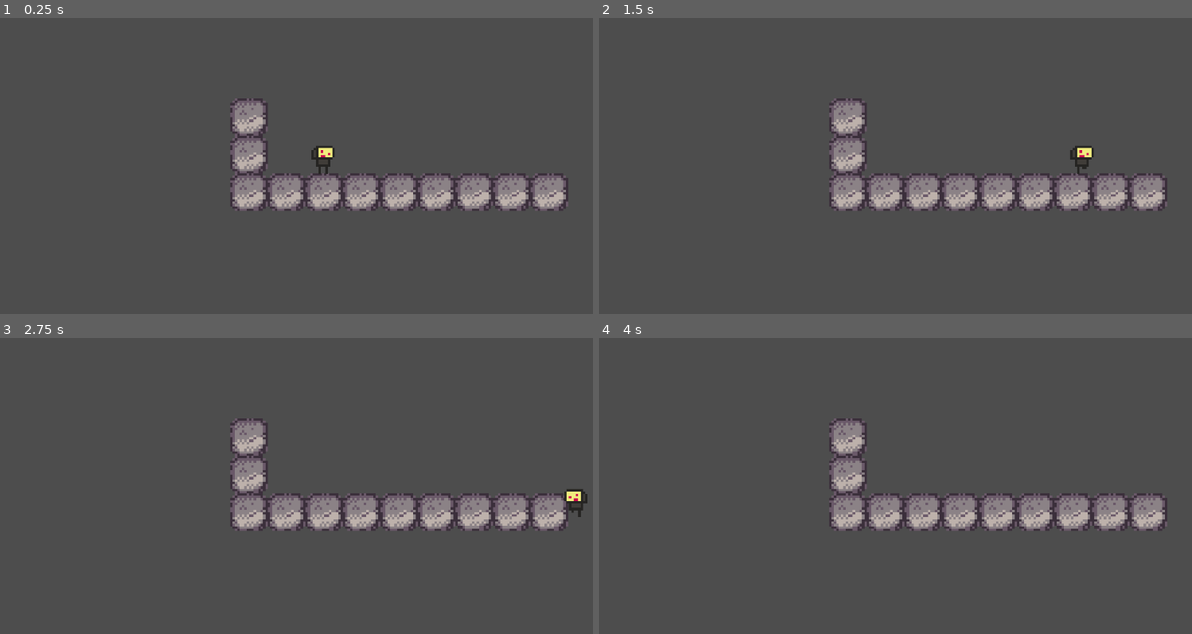
Above: before the commit, frames 1-4 (two rows, left to right).
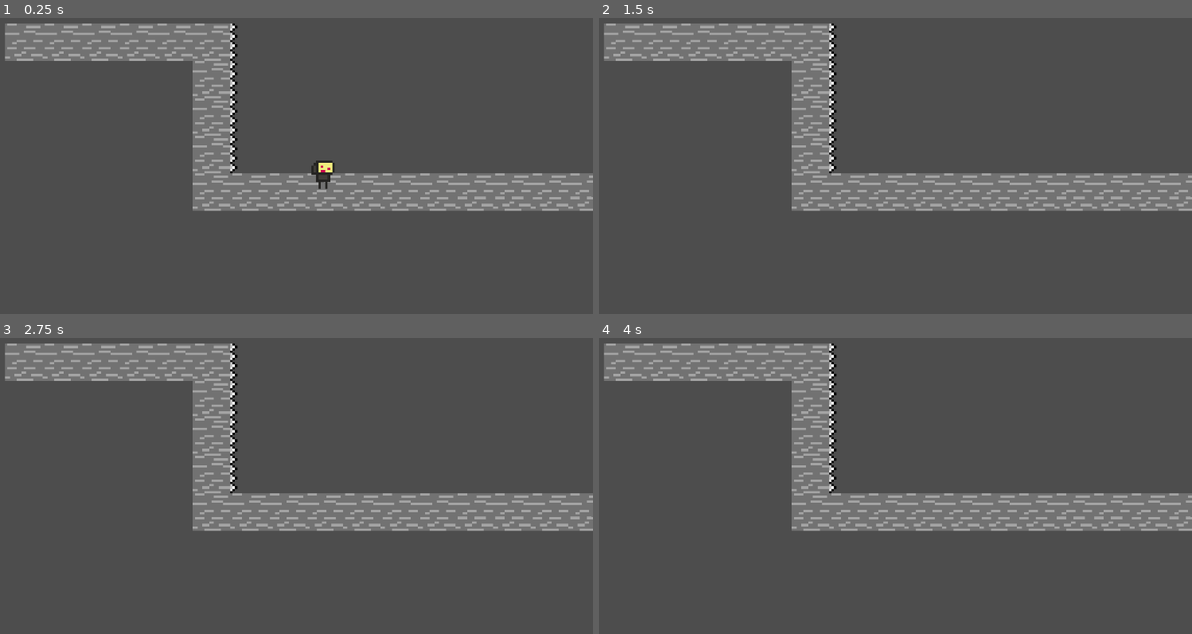
Above: after the commit, the same moments.

Repository: arcality/Built-to-Scale-GMTK-2024
Game: Godot game, scene res://scenes/main.tscn
Same seed, same stepped clock (60 frames per second), same inputs: the game is played once before the commit and once after it. The engine's default icon, where the game draws it, is replaced by a stand-in: a white triangle on a blue panel in a dark square.
Inputs:
- Up to frame 1 (0.25 s): no input
- Up to frame 2 (1.5 s): hold D (move_right) from 0.53 s (still down); tap Space (jump) at 0.77 s
- Up to frame 3 (2.75 s): tap Space (jump) at 1.52 s; release D (move_right) at 2.03 s; hold A (move_left) from 2.03 s (still down)
- Up to frame 4 (4 s): tap Enter at 2.75 s; release A (move_left) at 2.78 s; hold D (move_right) from 2.78 s (still down); tap Space (jump) at 3.02, 3.5, 3.77 s

The runs differ from the first frame. In frame 1, 17% of the frame differs, in the area x 0-100%, y 1-66%; in frame 2, 17%; in frame 3, 17%; in frame 4, 17%.

Commit message:
added new proto level tilemaps

Diff:
--- a/project.godot
+++ b/project.godot
@@ -51,6 +51,10 @@
 ]
 }
 
+[layer_names]
+
+2d_physics/layer_3="Spike Layer"
+
 [rendering]
 
 textures/canvas_textures/default_texture_filter=0
--- a/scenes/levels/level_one.tscn
+++ b/scenes/levels/level_one.tscn
@@ -1,59 +1,64 @@
-[gd_scene load_steps=4 format=3 uid="uid://3aqhs86jpg2f"]
+[gd_scene load_steps=6 format=3 uid="uid://3aqhs86jpg2f"]
 
-[ext_resource type="Texture2D" uid="uid://dk2t553l7o387" path="res://assets/sprites/tiles/blocks.png" id="1_3m6u0"]
+[ext_resource type="Texture2D" uid="uid://cb4t5goaijmin" path="res://assets/sprites/tiles/gmtk2024tilesheet.png" id="1_mq361"]
 
-[sub_resource type="TileSetAtlasSource" id="TileSetAtlasSource_w7khm"]
-texture = ExtResource("1_3m6u0")
+[sub_resource type="TileSetAtlasSource" id="TileSetAtlasSource_bjjpa"]
+texture = ExtResource("1_mq361")
+0:0/0 = 0
+1:0/0 = 0
+2:0/0 = 0
+3:0/0 = 0
+4:0/0 = 0
+
+[sub_resource type="TileSet" id="TileSet_qwmim"]
+sources/0 = SubResource("TileSetAtlasSource_bjjpa")
+
+[sub_resource type="TileSetAtlasSource" id="TileSetAtlasSource_4wm1c"]
+texture = ExtResource("1_mq361")
 0:0/0 = 0
 0:0/0/physics_layer_0/linear_velocity = Vector2(0, 0)
 0:0/0/physics_layer_0/angular_velocity = 0.0
-0:0/0/physics_layer_0/polygon_0/points = PackedVector2Array(-8, -8, 8, -8, 8, 8, -8, 8)
+0:0/0/physics_layer_1/linear_velocity = Vector2(0, 0)
+0:0/0/physics_layer_1/angular_velocity = 0.0
 1:0/0 = 0
 1:0/0/physics_layer_0/linear_velocity = Vector2(0, 0)
 1:0/0/physics_layer_0/angular_velocity = 0.0
-1:0/0/physics_layer_0/polygon_0/points = PackedVector2Array(-8, -8, 8, -8, 8, 8, -8, 8)
+1:0/0/physics_layer_1/linear_velocity = Vector2(0, 0)
+1:0/0/physics_layer_1/angular_velocity = 0.0
 2:0/0 = 0
 2:0/0/physics_layer_0/linear_velocity = Vector2(0, 0)
 2:0/0/physics_layer_0/angular_velocity = 0.0
-2:0/0/physics_layer_0/polygon_0/points = PackedVector2Array(-8, -8, 8, -8, 8, 8, -8, 8)
+2:0/0/physics_layer_1/linear_velocity = Vector2(0, 0)
+2:0/0/physics_layer_1/angular_velocity = 0.0
 3:0/0 = 0
 3:0/0/physics_layer_0/linear_velocity = Vector2(0, 0)
 3:0/0/physics_layer_0/angular_velocity = 0.0
-3:0/0/physics_layer_0/polygon_0/points = PackedVector2Array(-8, -8, 8, -8, 8, 8, -8, 8)
-0:1/0 = 0
-0:1/0/physics_layer_0/linear_velocity = Vector2(0, 0)
-0:1/0/physics_layer_0/angular_velocity = 0.0
-0:1/0/physics_layer_0/polygon_0/points = PackedVector2Array(-8, -8, 8, -8, 8, 8, -8, 8)
-1:1/0 = 0
-1:1/0/physics_layer_0/linear_velocity = Vector2(0, 0)
-1:1/0/physics_layer_0/angular_velocity = 0.0
-1:1/0/physics_layer_0/polygon_0/points = PackedVector2Array(-8, -8, 8, -8, 8, 8, -8, 8)
-2:1/0 = 0
-2:1/0/physics_layer_0/linear_velocity = Vector2(0, 0)
-2:1/0/physics_layer_0/angular_velocity = 0.0
-2:1/0/physics_layer_0/polygon_0/points = PackedVector2Array(-8, -8, 8, -8, 8, 8, -8, 8)
-3:1/0 = 0
-3:1/0/physics_layer_0/linear_velocity = Vector2(0, 0)
-3:1/0/physics_layer_0/angular_velocity = 0.0
-3:1/0/physics_layer_0/polygon_0/points = PackedVector2Array(-8, -8, 8, -8, 8, 8, -8, 8)
-2:2/0 = 0
-2:2/0/physics_layer_0/linear_velocity = Vector2(0, 0)
-2:2/0/physics_layer_0/angular_velocity = 0.0
-2:2/0/physics_layer_0/polygon_0/points = PackedVector2Array(-8, -8, 8, -8, 8, 8, -8, 8)
-3:2/0 = 0
-3:2/0/physics_layer_0/linear_velocity = Vector2(0, 0)
-3:2/0/physics_layer_0/angular_velocity = 0.0
-3:2/0/physics_layer_0/polygon_0/points = PackedVector2Array(-8, -8, 8, -8, 8, 8, -8, 8)
+3:0/0/physics_layer_1/linear_velocity = Vector2(0, 0)
+3:0/0/physics_layer_1/angular_velocity = 0.0
+4:0/0 = 0
+4:0/0/physics_layer_0/linear_velocity = Vector2(0, 0)
+4:0/0/physics_layer_0/angular_velocity = 0.0
+4:0/0/physics_layer_1/linear_velocity = Vector2(0, 0)
+4:0/0/physics_layer_1/angular_velocity = 0.0
 
-[sub_resource type="TileSet" id="TileSet_hkyxn"]
+[sub_resource type="TileSet" id="TileSet_f3q0e"]
 physics_layer_0/collision_layer = 1
-sources/0 = SubResource("TileSetAtlasSource_w7khm")
+physics_layer_0/collision_mask = 0
+physics_layer_1/collision_layer = 4
+physics_layer_1/collision_mask = 0
+sources/0 = SubResource("TileSetAtlasSource_4wm1c")
 
 [node name="LevelOne" type="Node2D"]
 
-[node name="TileMap" type="TileMap" parent="."]
+[node name="CollisionTiles" type="TileMap" parent="."]
 texture_filter = 1
 scale = Vector2(4.25, 4.25)
-tile_set = SubResource("TileSet_hkyxn")
+tile_set = SubResource("TileSet_qwmim")
 format = 2
-layer_0/tile_data = PackedInt32Array(0, 0, 1, 1, 0, 1, 2, 0, 1, 3, 0, 1, 4, 0, 1, 5, 0, 1, 6, 0, 1, 7, 0, 1, 8, 0, 1, -65536, 0, 1, -131072, 0, 1)
+layer_0/tile_data = PackedInt32Array(0, 0, 0, 1, 0, 0, 2, 0, 0, 3, 0, 0, 4, 0, 0, 5, 0, 0, 65535, 0, 0, -1, 0, 0, -65537, 0, 0, -131073, 0, 0, -196609, 0, 0, 6, 0, 0, 7, 0, 0, 8, 0, 0, 9, 0, 0, 10, 0, 0, 11, 0, 0, 12, 0, 0, 13, 0, 0, 14, 0, 0, -196614, 0, 0, -196613, 0, 0, -196612, 0, 0, -196611, 0, 0, -196610, 0, 0)
+
+[node name="HazardTiles" type="TileMap" parent="."]
+scale = Vector2(4.25, 4.25)
+tile_set = SubResource("TileSet_f3q0e")
+format = 2
+layer_0/tile_data = PackedInt32Array(-65536, 131072, 0, -131072, 131072, 0, -196608, 131072, 0, -262144, 131072, 0)
--- /dev/null
+++ b/scenes/main.gd
@@ -0,0 +1,11 @@
+extends Node
+
+
+# Called when the node enters the scene tree for the first time.
+func _ready():
+	pass # Replace with function body.
+
+
+# Called every frame. 'delta' is the elapsed time since the previous frame.
+func _process(delta):
+	pass
Binary file added: assets/sprites/tiles/gmtk2024tilesheet.png
Not shown, added: assets/sprites/tiles/gmtk2024tilesheet.png.import
